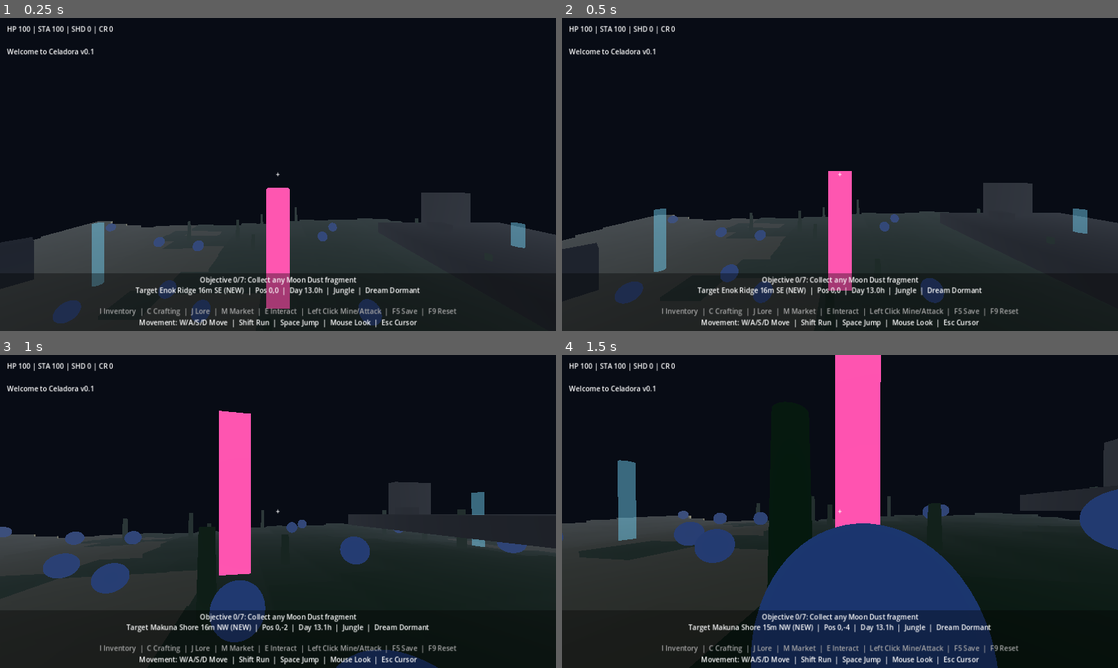
Above: before the commit, frames 1-4 (two rows, left to right).
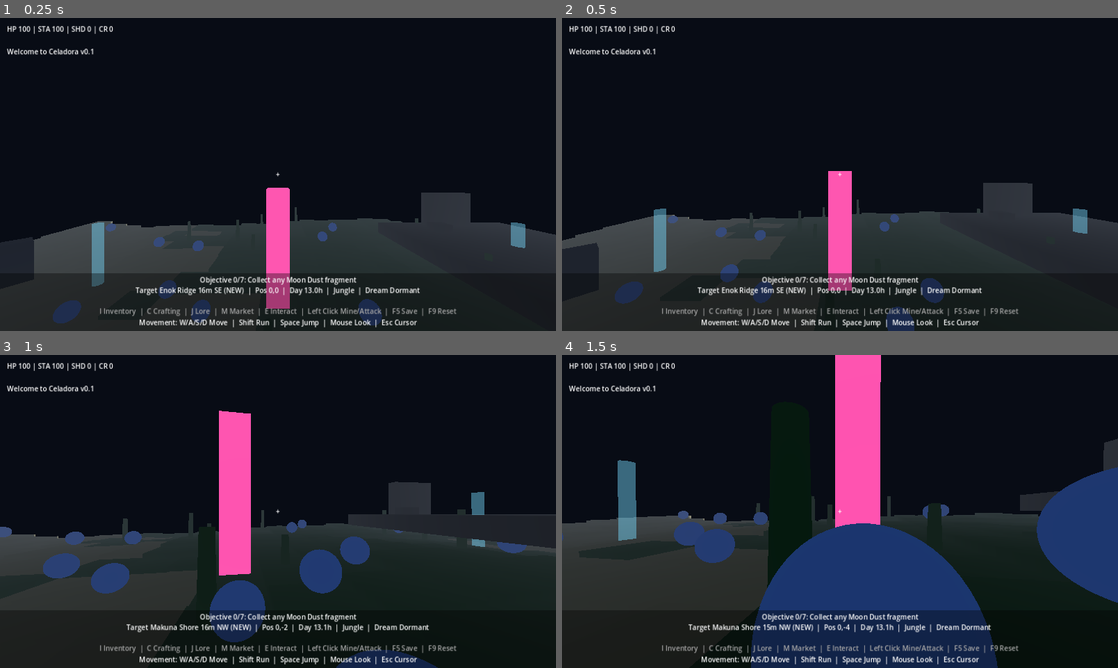
Above: after the commit, the same moments.

Repository: parisvega/Celadora
Game: Godot game, scene res://scenes/Main.tscn
Two runs of this game, one before a commit and one after it. Both use one fixed random seed, a clock stepped at 60 frames per second and the inputs below.
Inputs (mouse positions are in pixels of both pictures, inside the frame that each line leads up to):
- Up to frame 1 (0.25 s): no input
- Up to frame 2 (0.5 s): no input
- Up to frame 3 (1 s): tap Enter at 0.5 s; move the mouse to (305, 511) at 0.52 s; hold W (move_forward) from 0.53 s (still down); tap E (interact) at 0.6 s; click (305, 511) at 0.67 s; tap Space (jump) at 0.77 s
- Up to frame 4 (1.5 s): keep holding W (move_forward); move the mouse to (812, 511) at 1.27 s; click (812, 511) at 1.35 s

Frame 1 is identical in both runs. In frame 2, 0.3% of the frame differs, in the area x 58-64%, y 92-100%; in frame 3, 0.8%; in frame 4, 3.5%, in the area x 85-100%, y 35-80%.

Commit message:
Improve objective reliability and dream encounter pacing

Diff:
--- a/scripts/ui/hud_controller.gd
+++ b/scripts/ui/hud_controller.gd
@@ -20,7 +20,9 @@
 var _last_world_status_refresh: float = 0.0
 var _day_night_cycle: Node = null
 var _world_spawner: Node = null
+var _dream_keeper_spawner: Node = null
 var _damage_flash_alpha: float = 0.0
+var _all_objectives_announced: bool = false
 
 const OBJECTIVE_ORDER = [
 	"collect_dust",
@@ -217,6 +219,12 @@
 			break
 
 	objective_label.text = "Objective %d/%d: %s" % [completed_count, OBJECTIVE_ORDER.size(), next_objective]
+	if completed_count >= OBJECTIVE_ORDER.size():
+		if announce and not _all_objectives_announced:
+			push_message("All objectives complete: Celadora v0.1 secured.")
+		_all_objectives_announced = true
+	else:
+		_all_objectives_announced = false
 
 func _is_objective_complete(objective_id: String) -> bool:
 	match objective_id:
@@ -250,6 +258,7 @@
 func _cache_world_refs() -> void:
 	_day_night_cycle = get_tree().get_first_node_in_group("day_night")
 	_world_spawner = get_tree().get_first_node_in_group("world_spawner")
+	_dream_keeper_spawner = get_tree().get_first_node_in_group("dream_keeper_spawner")
 
 func _update_world_status(delta: float) -> void:
 	_last_world_status_refresh += delta
@@ -260,7 +269,7 @@
 	if _player == null:
 		world_status_label.text = "World: waiting for player..."
 		return
-	if _day_night_cycle == null or _world_spawner == null:
+	if _day_night_cycle == null or _world_spawner == null or _dream_keeper_spawner == null:
 		_cache_world_refs()
 
 	var time_of_day: float = 0.0
@@ -275,6 +284,20 @@
 			is_night = (time_of_day < 6.0 or time_of_day >= 18.0)
 		phase_text = "Night" if is_night else "Day"
 		dream_text = "Active" if is_night else "Dormant"
+
+	if _dream_keeper_spawner != null and _dream_keeper_spawner.has_method("get_status"):
+		var dream_status: Dictionary = _dream_keeper_spawner.get_status()
+		var dream_night: bool = bool(dream_status.get("is_night", phase_text == "Night"))
+		var dream_active: bool = bool(dream_status.get("active", false))
+		var dream_eta: float = float(dream_status.get("eta_sec", -1.0))
+		if not dream_night:
+			dream_text = "Dormant"
+		elif dream_active:
+			dream_text = "Present"
+		elif dream_eta >= 0.0:
+			dream_text = "ETA %ds" % int(ceil(dream_eta))
+		else:
+			dream_text = "Searching"
 
 	var biome_text: String = "Unknown"
 	if _world_spawner != null and _world_spawner.has_method("get_biome_name_at_position"):
--- a/scripts/world/dream_keeper_spawner.gd
+++ b/scripts/world/dream_keeper_spawner.gd
@@ -3,14 +3,32 @@
 @export var day_night_cycle_path: NodePath
 @export var dream_keeper_scene: PackedScene
 @export var pickup_scene: PackedScene
+@export var min_night_spawn_interval_sec: float = 10.0
+@export var max_night_spawn_interval_sec: float = 18.0
+@export var guaranteed_first_spawn_sec: float = 22.0
+@export var night_spawn_chance: float = 0.7
+@export var guarantee_if_missing_seed: bool = true
 
 var _rng = RandomNumberGenerator.new()
 var _spawn_timer: float = 8.0
 var _active_keeper: Node3D = null
 var _active_life: float = 0.0
+var _night_elapsed: float = 0.0
+var _spawned_this_night: bool = false
+var _cycle: Node = null
 
 func _ready() -> void:
+	add_to_group("dream_keeper_spawner")
 	_rng.seed = 8026
+	_cycle = get_node_or_null(day_night_cycle_path)
+	if _cycle != null and _cycle.has_signal("night_state_changed"):
+		_cycle.connect("night_state_changed", Callable(self, "_on_night_state_changed"))
+		if _cycle.has_method("is_night"):
+			_on_night_state_changed(bool(_cycle.is_night()))
+		else:
+			_on_night_state_changed(false)
+	else:
+		_reset_spawn_timer()
 
 func _process(delta: float) -> void:
 	if _active_keeper != null:
@@ -21,15 +39,25 @@
 			_drop_seed_and_vanish()
 		return
 
+	if not _is_night():
+		return
+
+	_night_elapsed += delta
 	_spawn_timer -= delta
+
+	if _should_force_spawn():
+		_spawn_keeper()
+		return
+
 	if _spawn_timer > 0.0:
 		return
-	_spawn_timer = _rng.randf_range(12.0, 24.0)
 
-	var cycle = get_node_or_null(day_night_cycle_path)
-	if cycle == null or not cycle.is_night():
-		return
-	if _rng.randf() > 0.35:
+	_reset_spawn_timer()
+	var spawn_roll: float = _rng.randf()
+	var chance: float = night_spawn_chance
+	if _spawned_this_night:
+		chance = min(0.4, night_spawn_chance * 0.6)
+	if spawn_roll > chance:
 		return
 	_spawn_keeper()
 
@@ -45,6 +73,7 @@
 		_rng.randf_range(-9.0, 9.0)
 	)
 	_active_life = _rng.randf_range(6.0, 11.0)
+	_spawned_this_night = true
 
 	var hud = get_tree().get_first_node_in_group("hud")
 	if hud:
@@ -68,3 +97,58 @@
 	var hud = get_tree().get_first_node_in_group("hud")
 	if hud:
 		hud.push_message("Dream Seed dropped.")
+
+func get_status() -> Dictionary:
+	var is_night: bool = _is_night()
+	var eta: float = -1.0
+	if is_night and _active_keeper == null:
+		eta = max(_spawn_timer, 0.0)
+		if not _spawned_this_night and guaranteed_first_spawn_sec > _night_elapsed:
+			var forced_eta: float = guaranteed_first_spawn_sec - _night_elapsed
+			if eta <= 0.0:
+				eta = forced_eta
+			else:
+				eta = min(eta, forced_eta)
+	return {
+		"is_night": is_night,
+		"active": _active_keeper != null,
+		"spawned_this_night": _spawned_this_night,
+		"eta_sec": eta,
+		"night_elapsed": _night_elapsed
+	}
+
+func _on_night_state_changed(is_night: bool) -> void:
+	if is_night:
+		_night_elapsed = 0.0
+		_spawned_this_night = false
+		_reset_spawn_timer()
+	else:
+		_night_elapsed = 0.0
+		_spawned_this_night = false
+		_reset_spawn_timer()
+
+func _should_force_spawn() -> bool:
+	if _spawned_this_night:
+		return false
+	if _night_elapsed < guaranteed_first_spawn_sec:
+		return false
+	if not guarantee_if_missing_seed:
+		return true
+	if GameServices.inventory_service == null:
+		return true
+	return GameServices.inventory_service.get_quantity("dream_seed") <= 0
+
+func _reset_spawn_timer() -> void:
+	_spawn_timer = _rng.randf_range(
+		min(min_night_spawn_interval_sec, max_night_spawn_interval_sec),
+		max(min_night_spawn_interval_sec, max_night_spawn_interval_sec)
+	)
+
+func _is_night() -> bool:
+	if _cycle == null:
+		_cycle = get_node_or_null(day_night_cycle_path)
+	if _cycle == null:
+		return false
+	if _cycle.has_method("is_night"):
+		return bool(_cycle.is_night())
+	return false
--- a/scripts/world/resource_spawner.gd
+++ b/scripts/world/resource_spawner.gd
@@ -4,6 +4,9 @@
 @export var resource_scene: PackedScene
 @export var dust_nodes: int = 65
 @export var crystal_nodes: int = 24
+@export var starter_dust_nodes: int = 3
+@export var starter_crystal_nodes: int = 2
+@export var starter_ring_radius: float = 10.0
 
 const DUST_IDS = [
 	"dust_blue",
@@ -14,6 +17,22 @@
 	"dust_white",
 	"dust_black",
 	"dust_silver"
+]
+
+const STARTER_DUST_IDS = [
+	"dust_blue",
+	"dust_red",
+	"dust_green",
+	"dust_orange"
+]
+
+const STARTER_OFFSETS = [
+	Vector2(5.0, 1.0),
+	Vector2(-4.0, -3.0),
+	Vector2(2.0, -6.0),
+	Vector2(-6.5, 4.5),
+	Vector2(7.0, -2.0),
+	Vector2(-2.5, 7.0)
 ]
 
 var _rng = RandomNumberGenerator.new()
@@ -31,6 +50,8 @@
 		push_error("ResourceSpawner could not find WorldSpawner.")
 		return
 
+	_spawn_starter_resources(world_spawner)
+
 	for _i in range(dust_nodes):
 		_spawn_resource(world_spawner, true)
 	for _i in range(crystal_nodes):
@@ -40,18 +61,45 @@
 	var radius = world_spawner.get_world_radius() * 0.9
 	var x = _rng.randf_range(-radius, radius)
 	var z = _rng.randf_range(-radius, radius)
-	var surface: Vector3 = world_spawner.get_surface_position(x, z)
+	if is_dust:
+		var dust_id: String = DUST_IDS[_rng.randi_range(0, DUST_IDS.size() - 1)]
+		_spawn_resource_at(world_spawner, Vector2(x, z), dust_id, _rng.randf_range(1.8, 3.4), 1, 3)
+	else:
+		_spawn_resource_at(world_spawner, Vector2(x, z), "energy_crystal", _rng.randf_range(2.8, 4.6), 1, 6)
 
+func _spawn_starter_resources(world_spawner: Node) -> void:
+	var dust_count: int = clamp(starter_dust_nodes, 2, STARTER_OFFSETS.size())
+	var crystal_count: int = clamp(starter_crystal_nodes, 1, STARTER_OFFSETS.size())
+
+	for i in range(dust_count):
+		var dust_id: String = STARTER_DUST_IDS[i % STARTER_DUST_IDS.size()]
+		var pos: Vector2 = _starter_position(i)
+		_spawn_resource_at(world_spawner, pos, dust_id, 1.6, 1, 3)
+
+	for i in range(crystal_count):
+		var offset_index: int = (i + dust_count) % STARTER_OFFSETS.size()
+		var pos: Vector2 = _starter_position(offset_index)
+		_spawn_resource_at(world_spawner, pos, "energy_crystal", 2.6, 1, 6)
+
+func _starter_position(index: int) -> Vector2:
+	var base: Vector2 = STARTER_OFFSETS[index % STARTER_OFFSETS.size()]
+	if base.length() > starter_ring_radius and starter_ring_radius > 0.0:
+		base = base.normalized() * starter_ring_radius
+	return base
+
+func _spawn_resource_at(
+	world_spawner: Node,
+	position_xz: Vector2,
+	item_id: String,
+	durability: float,
+	yield_quantity: int,
+	credit_reward: int
+) -> void:
+	var surface: Vector3 = world_spawner.get_surface_position(position_xz.x, position_xz.y)
 	var resource = resource_scene.instantiate()
 	add_child(resource)
 	resource.global_position = surface + Vector3(0, 0.65, 0)
-	if is_dust:
-		resource.item_id = DUST_IDS[_rng.randi_range(0, DUST_IDS.size() - 1)]
-		resource.durability = _rng.randf_range(1.8, 3.4)
-		resource.yield_quantity = 1
-		resource.credit_reward = 3
-	else:
-		resource.item_id = "energy_crystal"
-		resource.durability = _rng.randf_range(2.8, 4.6)
-		resource.yield_quantity = 1
-		resource.credit_reward = 6
+	resource.item_id = item_id
+	resource.durability = max(0.5, durability)
+	resource.yield_quantity = max(1, yield_quantity)
+	resource.credit_reward = max(0, credit_reward)
Not shown, changed: README.md
Not shown, changed: docs/agent_playbook.md
Not shown, changed: docs/architecture.md
